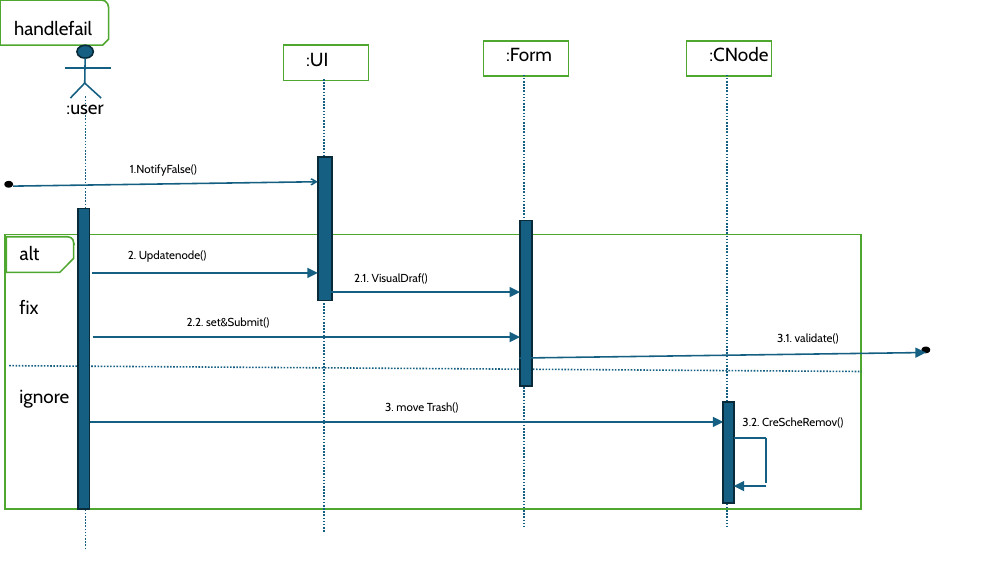
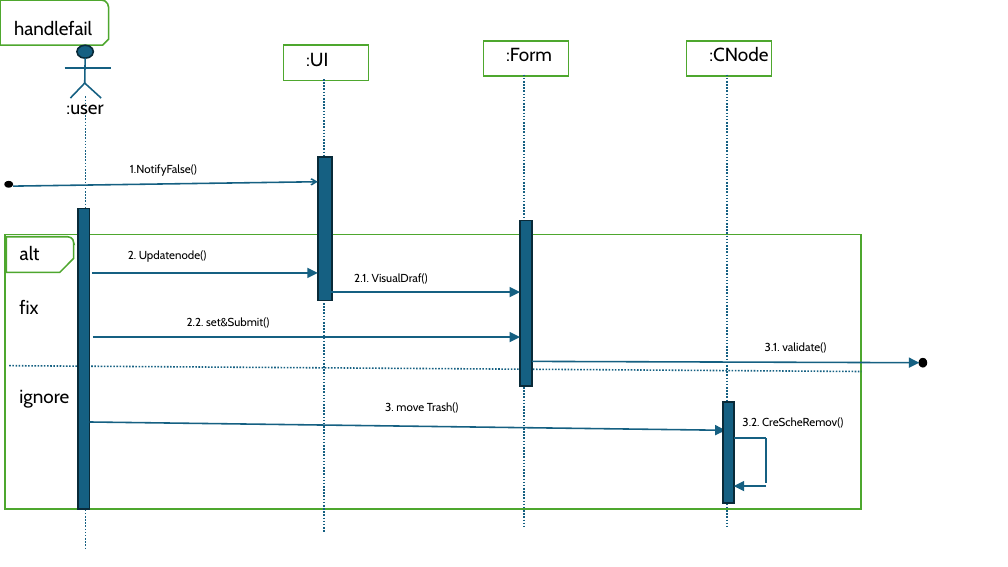
Before and after one commit to nguyenngoctung75/IT3120-PTTKHT, a slide deck: slide 3 of Sequence Diagram/sequencePost.pptx. Drawn at 1008x567 pixels with LibreOffice and Linux fonts; fonts in the diff are those of the drawing. Boxes give left, top, right and bottom in pixels: in the first picture for what was removed or moved away, otherwise in the second. Text is boxed around its words. In the diff, an @@ line names an element or a change of style, - is before the commit and + after.

```diff
--- a/Sequence Diagram/sequencePost.pptx
+++ b/Sequence Diagram/sequencePost.pptx
@@ text "3.1. validate()": place and size @@
-text "3.1. validate()" at [777,333,839,344]
+text "3.1. validate()" at [765,342,826,353]
@@ ellipse: place and size @@
-ellipse at [923,347,929,352]
+ellipse at [920,358,926,367]
@@ arrow moved from (520, 358) - (926, 352) to (532, 361) - (920, 363) @@
@@ arrow moved from (90, 422) - (724, 422) to (90, 422) - (726, 430) @@
```
Also in this commit, not shown: 2 other slides changed, 4 other files.
